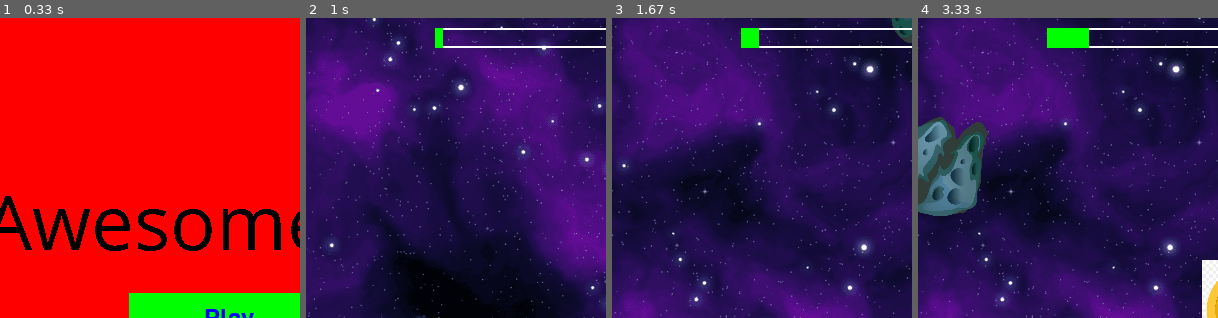
Above: before the commit, frames 1-4 (left to right).
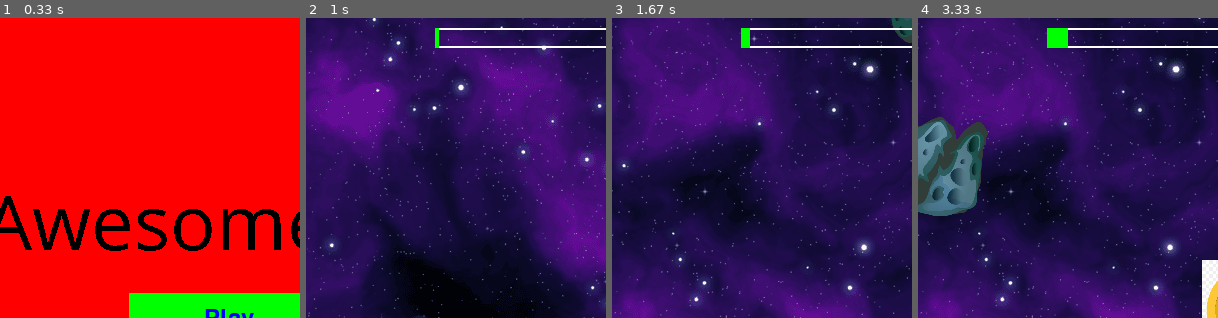
Above: after the commit, the same moments.

Repository: AndrewFagan04/CS_370_AwexomeCross
Game: pygame game, started from Cycle/main.py
Same seed, same stepped clock (60 frames per second), same inputs: the game is played once before the commit and once after it.
Inputs:
- Up to frame 1 (0.33 s): no input
- Up to frame 2 (1 s): click "Play" at 0.38 s; hold D from 0.67 s (still down)
- Up to frame 3 (1.67 s): release D at 1.13 s; hold W 1.17-1.47 s; hold D from 1.5 s (still down)
- Up to frame 4 (3.33 s): release D at 1.97 s; hold A 2-2.53 s; hold S 2.57-2.87 s; hold A 2.9-3.3 s
The pictures show only the part of the screen within x 12-62%, y 0-50%; the shares and areas given below are measured in that part.

Frame 1 is identical in both runs. In frame 2, less than 0.1% of the frame differs, in the area x 44-46%, y 3-10%; in frame 3, 0.2%; in frame 4, 0.5%, in the area x 50-57%, y 3-10%.

Commit message:
just a comment

Diff:
--- a/Cycle/main.py
+++ b/Cycle/main.py
@@ -63,9 +63,9 @@
     #random variable test
     z = 0
 
-    #finishline
-    finish_line_y = -5000
-    total_distance = -5000
+    #finishline, change both because total_distance is needed for progress bar
+    finish_line_y = -10000
+    total_distance = -10000
 
     game_finished = False
     stop_moving = False
@@ -187,7 +187,9 @@
         progress_bar_height = 20
         progress_bar_x = (WIDTH - progress_bar_width) // 2
         progress_bar_y = 10
+        #draw white
         pygame.draw.rect(window, (255, 255, 255), (progress_bar_x, progress_bar_y, progress_bar_width, progress_bar_height), 2)
+        #draw green (moving)
         filled_width = int(progress * progress_bar_width)
         pygame.draw.rect(window, (0, 255, 0), (progress_bar_x, progress_bar_y, filled_width, progress_bar_height))
 
